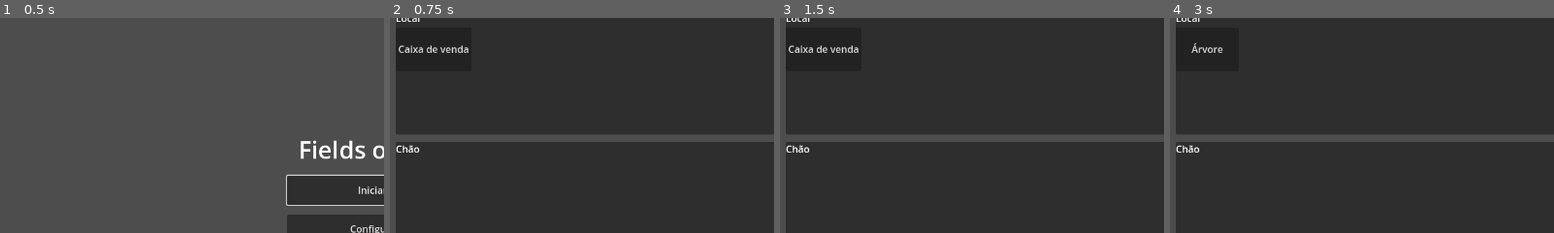
Above: before the commit, frames 1-4 (left to right).
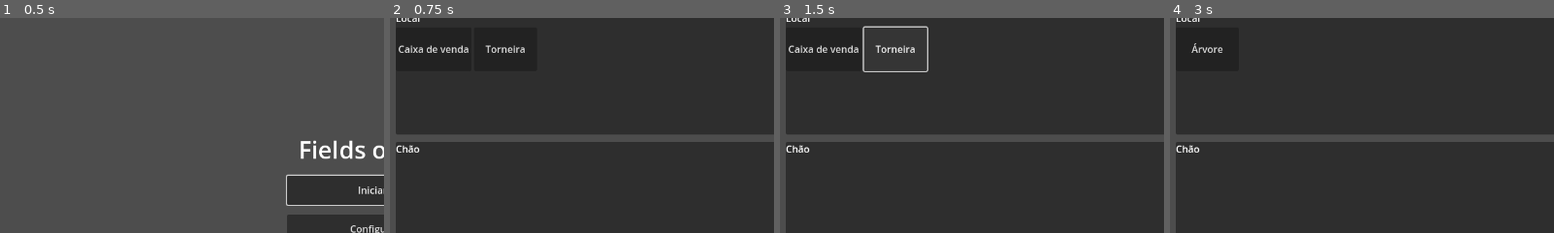
Above: after the commit, the same moments.

Repository: witoreel/fields-of-cards
Game: Godot game, scene res://ui/main_menu.tscn
The game is run twice, just before and just after one commit, with the same random seed, the same clock (stepped at 60 frames per second) and the same inputs.
Inputs (mouse positions are % of the whole screen's width and height, from its top left):
- Up to frame 1 (0.5 s): no input
- Up to frame 2 (0.75 s): click "Iniciar jogo" at 0.5 s
- Up to frame 3 (1.5 s): click (15, 18) at 1.25 s, where only the run after the commit has a clickable "Torneira"
- Up to frame 4 (3 s): click "Dormir" at 2 s; click "Floresta" at 2.75 s
The pictures show only the part of the screen within x 0-50%, y 11-61%; the shares and areas given below are measured in that part.

Frame 1 is identical in both runs. In frame 2, 0.2% of the frame differs, in the area x 24-36%, y 12-17%; in frame 3, 0.6%, in the area x 21-39%, y 3-26%; in frame 4, nothing differs.

Commit message:
Adiciona desgaste, fio, afiar, limpeza e proteção das ferramentas (feature 13, G1-G5)
Co-Authored-By: Claude Sonnet 5.5 <noreply@anthropic.com>

Diff:
--- a/data/cards/machado.tres
+++ b/data/cards/machado.tres
@@ -6,6 +6,6 @@
 script = ExtResource("1")
 id = &"machado"
 display_name = "Machado"
-props = PackedStringArray("tool", "movable")
+props = PackedStringArray("tool", "cutting", "movable")
 weight = 1500
 extra = {"price": 60, "shop": "ferragem"}
--- /dev/null
+++ b/data/cards/oleo.tres
@@ -0,0 +1,11 @@
+[gd_resource type="Resource" script_class="CardDef" load_steps=2 format=3]
+
+[ext_resource type="Script" path="res://src/core/card_def.gd" id="1"]
+
+[resource]
+script = ExtResource("1")
+id = &"oleo"
+display_name = "Óleo"
+props = PackedStringArray("stackable", "movable")
+weight = 200
+extra = {"price": 8, "shop": "ferragem"}
--- /dev/null
+++ b/data/cards/palha_aco.tres
@@ -0,0 +1,11 @@
+[gd_resource type="Resource" script_class="CardDef" load_steps=2 format=3]
+
+[ext_resource type="Script" path="res://src/core/card_def.gd" id="1"]
+
+[resource]
+script = ExtResource("1")
+id = &"palha_aco"
+display_name = "Palha de aço"
+props = PackedStringArray("stackable", "movable")
+weight = 50
+extra = {"price": 5, "shop": "ferragem"}
--- /dev/null
+++ b/data/cards/pedra_afiar.tres
@@ -0,0 +1,11 @@
+[gd_resource type="Resource" script_class="CardDef" load_steps=2 format=3]
+
+[ext_resource type="Script" path="res://src/core/card_def.gd" id="1"]
+
+[resource]
+script = ExtResource("1")
+id = &"pedra_afiar"
+display_name = "Pedra de afiar"
+props = PackedStringArray("stackable", "movable")
+weight = 300
+extra = {"price": 15, "shop": "ferragem"}
--- a/data/cards/serrote.tres
+++ b/data/cards/serrote.tres
@@ -6,6 +6,6 @@
 script = ExtResource("1")
 id = &"serrote"
 display_name = "Serrote"
-props = PackedStringArray("tool", "movable")
+props = PackedStringArray("tool", "cutting", "movable")
 weight = 600
 extra = {"price": 45, "shop": "ferragem"}
--- /dev/null
+++ b/data/cards/torneira.tres
@@ -0,0 +1,11 @@
+[gd_resource type="Resource" script_class="CardDef" load_steps=2 format=3]
+
+[ext_resource type="Script" path="res://src/core/card_def.gd" id="1"]
+
+[resource]
+script = ExtResource("1")
+id = &"torneira"
+display_name = "Torneira"
+props = PackedStringArray("fixed")
+weight = 0
+extra = {}
--- a/data/initial_state.json
+++ b/data/initial_state.json
@@ -7,7 +7,7 @@
 		{"id": "carta_boas_vindas", "state": {"attachments": [{"id": "semente", "n": 5}]}}
 	],
 	"locations": {
-		"fazenda": [{"id": "caixa_venda"}],
+		"fazenda": [{"id": "caixa_venda"}, {"id": "torneira"}],
 		"floresta": [{"id": "arvore"}]
 	},
 	"new_locations": [
--- /dev/null
+++ b/data/recipes/afiar.tres
@@ -0,0 +1,14 @@
+[gd_resource type="Resource" script_class="RecipeDef" load_steps=2 format=3]
+
+[ext_resource type="Script" path="res://src/core/recipe_def.gd" id="1"]
+
+[resource]
+script = ExtResource("1")
+id = &"afiar"
+a = &"pedra_afiar"
+b = &"#cutting"
+a_use = 0
+b_use = 0
+minutes = 15
+results = []
+set_state_b = {"edge": 100}
--- a/data/recipes/arar.tres
+++ b/data/recipes/arar.tres
@@ -12,3 +12,5 @@
 minutes = 30
 results = [{"id": "terra_arada", "n": 4}]
 set_state_b = {}
+a_wear = 2
+a_status_add = PackedStringArray("sujo")
--- a/data/recipes/construir.tres
+++ b/data/recipes/construir.tres
@@ -12,3 +12,4 @@
 minutes = 60
 results = [{"id": "construcao", "n": 1}]
 set_state_b = {}
+a_wear = 1
--- a/data/recipes/cortar_machado.tres
+++ b/data/recipes/cortar_machado.tres
@@ -12,3 +12,6 @@
 minutes = 30
 results = [{"id": "madeira", "n": 1}]
 set_state_b = {}
+a_wear = 2
+a_edge_wear = 4
+a_status_add = PackedStringArray("sujo")
--- a/data/recipes/cortar_serrote.tres
+++ b/data/recipes/cortar_serrote.tres
@@ -12,3 +12,6 @@
 minutes = 30
 results = [{"id": "madeira", "n": 1}]
 set_state_b = {}
+a_wear = 2
+a_edge_wear = 4
+a_status_add = PackedStringArray("sujo")
--- /dev/null
+++ b/data/recipes/limpar_torneira.tres
@@ -0,0 +1,16 @@
+[gd_resource type="Resource" script_class="RecipeDef" load_steps=2 format=3]
+
+[ext_resource type="Script" path="res://src/core/recipe_def.gd" id="1"]
+
+[resource]
+script = ExtResource("1")
+id = &"limpar_torneira"
+a = &"torneira"
+b = &"#tool"
+a_use = 0
+b_use = 0
+minutes = 5
+results = []
+set_state_b = {}
+b_status_remove = PackedStringArray("sujo")
+b_status_add = PackedStringArray("molhado")
--- /dev/null
+++ b/data/recipes/passar_oleo.tres
@@ -0,0 +1,15 @@
+[gd_resource type="Resource" script_class="RecipeDef" load_steps=2 format=3]
+
+[ext_resource type="Script" path="res://src/core/recipe_def.gd" id="1"]
+
+[resource]
+script = ExtResource("1")
+id = &"passar_oleo"
+a = &"oleo"
+b = &"#tool"
+a_use = 1
+b_use = 0
+minutes = 5
+results = []
+set_state_b = {}
+b_status_add = PackedStringArray("oleada")
--- /dev/null
+++ b/data/recipes/polir_ferrugem.tres
@@ -0,0 +1,15 @@
+[gd_resource type="Resource" script_class="RecipeDef" load_steps=2 format=3]
+
+[ext_resource type="Script" path="res://src/core/recipe_def.gd" id="1"]
+
+[resource]
+script = ExtResource("1")
+id = &"polir_ferrugem"
+a = &"palha_aco"
+b = &"#tool"
+a_use = 1
+b_use = 0
+minutes = 20
+results = []
+set_state_b = {}
+b_status_remove = PackedStringArray("enferrujada")
--- a/src/core/game_state.gd
+++ b/src/core/game_state.gd
@@ -564,6 +564,8 @@
 		if limit > 0 and area_weight(to_area) + card_weight(card) > limit:
 			return false # passaria do limite de peso (P2, P3)
 	src.remove_at(from["index"])
+	if from["area"] != to_area and (to_area == BACKPACK or to_area == STORAGE):
+		Wear.on_stored(self, card) # guardar sujo ou molhado desgasta (G5)
 	if from["area"] != to_area and not _stack_into(dst, card).is_empty():
 		areas_changed.emit()
 		return true
@@ -724,10 +726,10 @@
 	var cb: Dictionary = area_cards(lb["area"])[lb["index"]]
 	if has_prop(cb, &"sell_box") and Economy.sell(self, a_uid, b_uid):
 		return true
-	var r := recipes.find(StringName(ca["id"]), StringName(cb["id"]))
+	var r := recipes.find_for(self, ca, cb)
 	if r != null:
 		return _run(r, ca, cb, lb["area"])
-	r = recipes.find(StringName(cb["id"]), StringName(ca["id"]))
+	r = recipes.find_for(self, cb, ca)
 	if r != null:
 		return _run(r, cb, ca, la["area"])
 	return false
@@ -741,7 +743,7 @@
 	if l.is_empty():
 		return false
 	var card: Dictionary = area_cards(l["area"])[l["index"]]
-	var r := recipes.find(&"", StringName(card["id"]))
+	var r := recipes.find_for(self, {}, card)
 	return r != null and _run(r, {}, card, l["area"])
 
 
--- a/src/core/recipe_catalog.gd
+++ b/src/core/recipe_catalog.gd
@@ -32,3 +32,22 @@
 		if r.a == a and r.b == b:
 			return r
 	return null
+
+
+## Receita para o par de cartas, casando por id ou por "#propriedade".
+## `a` vazio ({}) procura receitas de clique.
+func find_for(state: GameState, ca: Dictionary, cb: Dictionary) -> RecipeDef:
+	for r in recipes:
+		if _matches(state, r.a, ca) and _matches(state, r.b, cb):
+			return r
+	return null
+
+
+static func _matches(state: GameState, pattern: StringName, card: Dictionary) -> bool:
+	if pattern == &"":
+		return card.is_empty()
+	if card.is_empty():
+		return false
+	if String(pattern).begins_with("#"):
+		return state.has_prop(card, StringName(String(pattern).substr(1)))
+	return pattern == StringName(card["id"])
--- a/src/core/recipe_def.gd
+++ b/src/core/recipe_def.gd
@@ -19,3 +19,14 @@
 ## Volume gasto da carta `a` (o regador) por unidade de `b`, em gramas (P5).
 ## 0 = não usa volume. Sem volume suficiente, a receita não roda.
 @export var a_volume_per_b: int = 0
+## `a` e `b` podem ser "#propriedade" (por exemplo "#tool"), que casa com
+## qualquer carta que tenha a propriedade.
+
+## Desgaste da carta `a` por uso (G1): pontos de durabilidade (de 100) e de fio.
+@export var a_wear: int = 0
+@export var a_edge_wear: int = 0
+## Status acrescentados ou removidos (S1, G4, G5).
+@export var a_status_add: PackedStringArray = []
+@export var a_status_remove: PackedStringArray = []
+@export var b_status_add: PackedStringArray = []
+@export var b_status_remove: PackedStringArray = []
--- a/src/core/recipe_runner.gd
+++ b/src/core/recipe_runner.gd
@@ -24,6 +24,18 @@
 			return false
 		a["state"] = a.get("state", {}).duplicate()
 		a["state"]["volume"] = state.volume_of(a) - water_needed
+	var factor := Wear.time_factor(state, a)
+	# Estados da ferramenta e do alvo que a receita muda (S1, G1, G4).
+	Wear.apply_use(state, a, r.a_wear, r.a_edge_wear)
+	for st in r.a_status_remove:
+		state.remove_status(a, st)
+	for st in r.a_status_add:
+		state.add_status(a, st)
+	for st in r.b_status_remove:
+		state.remove_status(b, st)
+	for st in r.b_status_add:
+		state.add_status(b, st)
+	state.restack(state.area_cards(area_b)) # status mudam a identidade (S1)
 	if r.a_use > 0:
 		_consume(state, a, r.a_use)
 	if r.b_use > 0:
@@ -36,7 +48,7 @@
 		state.restack(state.area_cards(area_b))
 	for res in r.results:
 		state.spawn(StringName(res["id"]), area_b, int(res.get("n", 1)))
-	state.advance_time(r.minutes) # T1
+	state.advance_time(ceili(r.minutes * factor)) # T1, mais lento com a ferramenta gasta (G1)
 	state.areas_changed.emit()
 	return true
 
--- /dev/null
+++ b/src/core/wear.gd
@@ -0,0 +1,64 @@
+class_name Wear
+extends RefCounted
+## Desgaste e manutenção das ferramentas (G1 a G5). Os números são
+## provisórios, para balancear depois (Z7).
+##
+## Durabilidade e fio vão de 100 a 0 em state["durability"] e state["edge"].
+## Nada quebra (G1): quanto menor a durabilidade, mais tempo a mesma ação leva.
+
+const MAX := 100
+## Com durabilidade 0 a ação leva 1 + SLOWDOWN vezes o tempo normal.
+const SLOWDOWN := 3.0
+## Idem para o fio, nas ferramentas de corte (propriedade "cutting").
+const EDGE_SLOWDOWN := 1.0
+## Pontos de durabilidade perdidos ao guardar sujo ou molhado (G5).
+const STORE_PENALTY := 5
+## Multiplicador da perda de durabilidade por status (G4).
+const STATUS_WEAR := {"enferrujada": 1.5, "sujo": 1.25, "oleada": 0.5}
+
+
+static func durability(card: Dictionary) -> int:
+	return int(card.get("state", {}).get("durability", MAX))
+
+
+static func edge(card: Dictionary) -> int:
+	return int(card.get("state", {}).get("edge", MAX))
+
+
+## Quanto a mais a ação demora com esta ferramenta (1.0 = normal).
+static func time_factor(state: GameState, tool_card: Dictionary) -> float:
+	if tool_card.is_empty() or not state.has_prop(tool_card, &"tool"):
+		return 1.0
+	var f := 1.0 + (1.0 - float(durability(tool_card)) / MAX) * SLOWDOWN
+	if state.has_prop(tool_card, &"cutting"):
+		f *= 1.0 + (1.0 - float(edge(tool_card)) / MAX) * EDGE_SLOWDOWN
+	return f
+
+
+static func _put(card: Dictionary, key: String, value: int) -> void:
+	var st: Dictionary = card.get("state", {}).duplicate(true)
+	st[key] = clampi(value, 0, MAX)
+	card["state"] = st
+
+
+## Desgasta uma ferramenta por um uso. A perda de fio é maior quando a
+## durabilidade é baixa (G3), e os status mudam a perda (G4).
+static func apply_use(state: GameState, tool_card: Dictionary, wear: int, edge_wear: int) -> void:
+	if tool_card.is_empty() or (wear <= 0 and edge_wear <= 0):
+		return
+	var mult := 1.0
+	for st in state.statuses_of(tool_card):
+		mult *= float(STATUS_WEAR.get(st, 1.0))
+	var dur := durability(tool_card)
+	if wear > 0:
+		_put(tool_card, "durability", dur - maxi(1, roundi(wear * mult)))
+	if edge_wear > 0 and state.has_prop(tool_card, &"cutting"):
+		var low_dur := 1.0 + (1.0 - float(dur) / MAX) # G3
+		_put(tool_card, "edge", edge(tool_card) - maxi(1, roundi(edge_wear * low_dur)))
+
+
+## Guardar ferramenta suja ou molhada na mochila ou storage reduz a
+## durabilidade (G5).
+static func on_stored(state: GameState, card: Dictionary) -> void:
+	if state.has_prop(card, &"tool") and (state.has_status(card, "sujo") or state.has_status(card, "molhado")):
+		_put(card, "durability", durability(card) - STORE_PENALTY)
--- a/tests/check_recipes.gd
+++ b/tests/check_recipes.gd
@@ -107,6 +107,6 @@
 	extra.results = [{"id": "madeira", "n": 2}]
 	s.recipes.recipes.append(extra)
 	var t1 := s.minutes
-	_check(s.apply_recipe(hoe["uid"], pot["uid"]) and s.minutes == t1 + 5, "receita nova funciona sem mexer em código")
+	_check(s.apply_recipe(hoe["uid"], pot["uid"]) and s.minutes - t1 >= 5, "receita nova funciona sem mexer em código")
 	s.recipes.recipes.pop_back()
 	_finish()
--- /dev/null
+++ b/tests/check_wear.gd
@@ -0,0 +1,98 @@
+extends CheckBase
+## Feature 13: desgaste e manutenção (G1 a G5).
+## godot --headless --path . -s tests/check_wear.gd
+
+
+func _initialize() -> void:
+	label = "Verificações de desgaste"
+	var s := GameState.new_game(1, false)
+	var soil := s.spawn(&"terra_bruta", GameState.LOCATION)
+	var hoe := s.spawn(&"enxada", GameState.HAND)
+
+	# US-13.1: usar gasta durabilidade, sem quebrar, e a ação demora mais
+	_check(Wear.durability(hoe) == 100 and Wear.time_factor(s, hoe) == 1.0, "ferramenta nova: 100, tempo normal")
+	var t := s.minutes
+	_check(s.apply_recipe(hoe["uid"], soil["uid"]), "arar")
+	_check(s.minutes - t == 30, "30 min com ferramenta nova")
+	_check(Wear.durability(hoe) == 98, "perdeu 2 de durabilidade")
+	for i in 60:
+		s.farm_area_limit = 100000
+		s.apply_recipe(hoe["uid"], soil["uid"])
+	_check(Wear.durability(hoe) == 0 and s.hand.has(hoe), "durabilidade chega a 0 e a ferramenta continua existindo (não quebra)")
+	t = s.minutes
+	s.apply_recipe(hoe["uid"], soil["uid"])
+	_check(s.minutes - t == 30 * 4 and Wear.durability(hoe) == 0, "com durabilidade 0 leva 4x (120 min) e não passa de 0")
+	var half := s.spawn(&"enxada", GameState.HAND)
+	half["state"] = {"durability": 50}
+	_check(absf(Wear.time_factor(s, half) - 2.5) < 0.001, "durabilidade 50 -> 2,5x")
+
+	# US-13.2: fio e afiar
+	var axe := s.spawn(&"machado", GameState.HAND)
+	var tree := s.spawn(&"arvore", GameState.LOCATION)
+	_check(Wear.edge(axe) == 100, "fio cheio")
+	s.apply_recipe(axe["uid"], tree["uid"])
+	_check(Wear.edge(axe) == 96 and Wear.durability(axe) == 98, "cortar gasta fio (4) e durabilidade (2)")
+	t = s.minutes
+	axe["state"]["edge"] = 0
+	s.apply_recipe(axe["uid"], tree["uid"])
+	_check(s.minutes - t > 30 and Wear.edge(axe) == 0, "sem fio demora mais")
+	var stone := s.spawn(&"pedra_afiar", GameState.HAND)
+	_check(s.apply_recipe(stone["uid"], axe["uid"]) and Wear.edge(axe) == 100, "afiar restaura o fio")
+	_check(s.hand.has(stone), "pedra não é consumida")
+	_check(not s.apply_recipe(stone["uid"], hoe["uid"]), "enxada não tem fio para afiar")
+
+	# US-13.3: durabilidade baixa perde o fio mais rápido
+	var a1 := s.spawn(&"serrote", GameState.HAND)
+	var a2 := s.spawn(&"serrote", GameState.HAND)
+	a2["state"] = {"durability": 0}
+	s.apply_recipe(a1["uid"], tree["uid"])
+	s.apply_recipe(a2["uid"], tree["uid"])
+	_check(100 - Wear.edge(a2) > 100 - Wear.edge(a1), "serrote gasto perde mais fio (%d vs %d)" % [100 - Wear.edge(a2), 100 - Wear.edge(a1)])
+	_check(100 - Wear.edge(a1) == 4 and 100 - Wear.edge(a2) == 8, "4 contra 8")
+
+	# US-13.4: limpar e proteger
+	var tool := s.spawn(&"martelo", GameState.HAND)
+	s.add_status(tool, "sujo")
+	var tap := s.spawn(&"torneira", GameState.LOCATION)
+	_check(s.apply_recipe(tap["uid"], tool["uid"]), "lavar na torneira")
+	_check(not s.has_status(tool, "sujo") and s.has_status(tool, "molhado"), "ficou limpo e molhado")
+	var rusty: Dictionary = s.spawn(&"enxada", GameState.HAND)
+	s.add_status(rusty, "enferrujada")
+	var wool := s.spawn(&"palha_aco", GameState.HAND, 2)
+	_check(s.apply_recipe(wool["uid"], rusty["uid"]) and not s.has_status(rusty, "enferrujada") and wool["n"] == 1, "palha de aço tira a ferrugem e gasta 1")
+	var oil := s.spawn(&"oleo", GameState.HAND)
+	var fresh := s.spawn(&"enxada", GameState.HAND)
+	var fresh2 := s.spawn(&"enxada", GameState.HAND)
+	_check(s.apply_recipe(oil["uid"], fresh["uid"]) and s.has_status(fresh, "oleada"), "óleo protege")
+	_check(not s.hand.has(oil), "óleo acabou")
+	s.apply_recipe(fresh["uid"], soil["uid"])
+	s.apply_recipe(fresh2["uid"], soil["uid"])
+	_check(100 - Wear.durability(fresh) < 100 - Wear.durability(fresh2), "oleada se degrada menos (%d vs %d)" % [100 - Wear.durability(fresh), 100 - Wear.durability(fresh2)])
+	var dirty := s.spawn(&"enxada", GameState.HAND)
+	dirty["state"] = {"status": ["enferrujada"]}
+	var clean := s.spawn(&"enxada", GameState.HAND)
+	s.apply_recipe(dirty["uid"], soil["uid"])
+	s.apply_recipe(clean["uid"], soil["uid"])
+	_check(Wear.durability(dirty) < Wear.durability(clean), "enferrujada se degrada mais")
+
+	# US-13.5: guardar sujo ou molhado desgasta
+	s.select_card(s.hand[0]["uid"])
+	var stored := s.spawn(&"martelo", GameState.HAND)
+	s.add_status(stored, "molhado")
+	var d0 := Wear.durability(stored)
+	_check(s.move_card(stored["uid"], GameState.BACKPACK), "guardar martelo molhado")
+	_check(Wear.durability(stored) == d0 - 5, "perdeu 5 de durabilidade")
+	var dry := s.spawn(&"martelo", GameState.HAND)
+	dry["state"] = {"durability": 90}
+	s.move_card(dry["uid"], GameState.BACKPACK)
+	_check(Wear.durability(dry) == 90, "guardar seca não desgasta")
+
+	# Compra dos itens de manutenção na ferragem
+	s.travel_to(&"cidade")
+	s.travel_to(&"ferragem")
+	var ids: Array = Economy.shop_items(s).map(func(i: Dictionary) -> String: return i["id"])
+	_check(ids.has("pedra_afiar") and ids.has("oleo") and ids.has("palha_aco"), "ferragem vende manutenção")
+	var r := GameState.from_dict(JSON.parse_string(JSON.stringify(s.to_dict())))
+	var rs: Dictionary = r.backpack.filter(func(c: Dictionary) -> bool: return Wear.durability(c) == d0 - 5)[0]
+	_check(Wear.durability(rs) == d0 - 5, "durabilidade sobrevive ao save")
+	_finish()
Not shown, added: src/core/wear.gd.uid
Not shown, added: tests/check_wear.gd.uid
